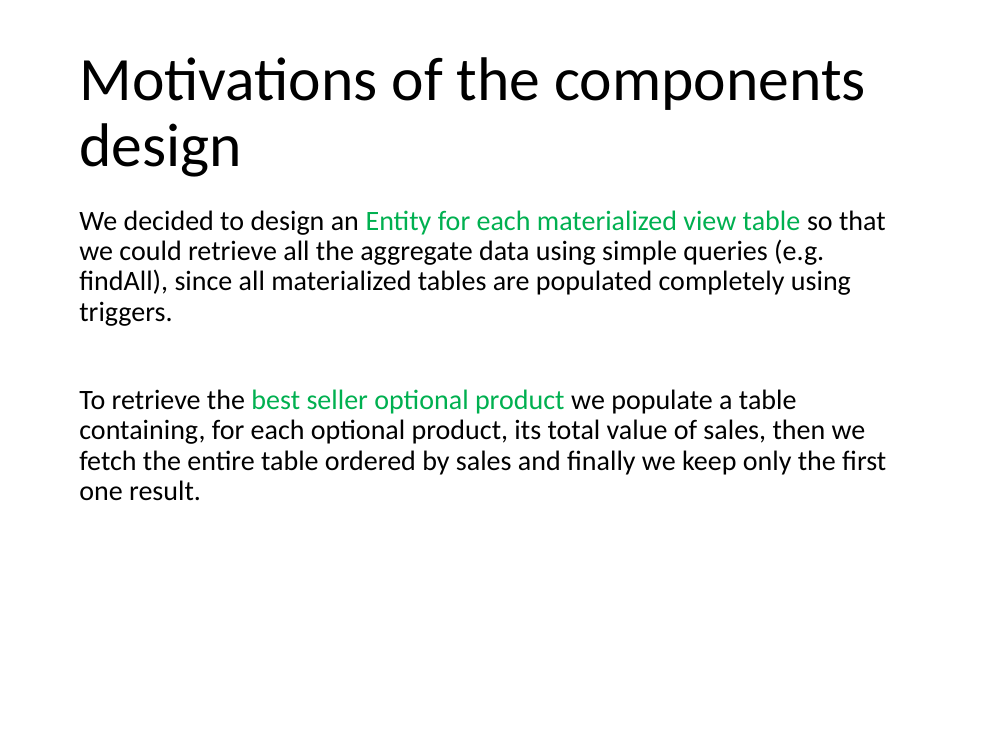
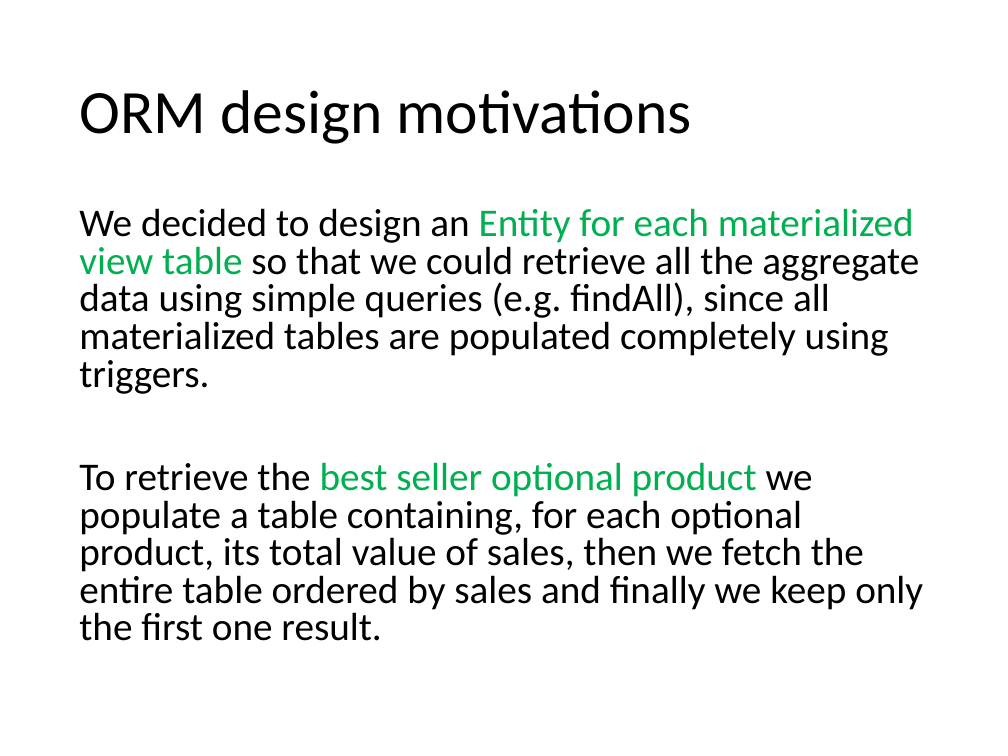
Before and after one commit to andrearestelli/db2-project, a slide deck: slide 52 of docs/documentation.pptx (slide 68 before the commit). Drawn at 1008x756 pixels with LibreOffice and Linux fonts; fonts in the diff are those of the drawing. Boxes give left, top, right and bottom in pixels: in the first picture for what was removed or moved away, otherwise in the second. Text is boxed around its words. In the diff, an @@ line names an element or a change of style, - is before the commit and + after.

```diff
--- a/docs/documentation.pptx
+++ b/docs/documentation.pptx
@@ title at [79, 90, 692, 144]: text changed @@
-Motivations of the components design
+ORM design motivations
@@ text "We decided to design an ..." at [79, 208, 923, 641]: size 20 to 28 pt; line spacing 0.9 to 0.8 @@
```
Also in this commit, not shown: 2 other slides changed, 10 slides added, 4 slides removed.
